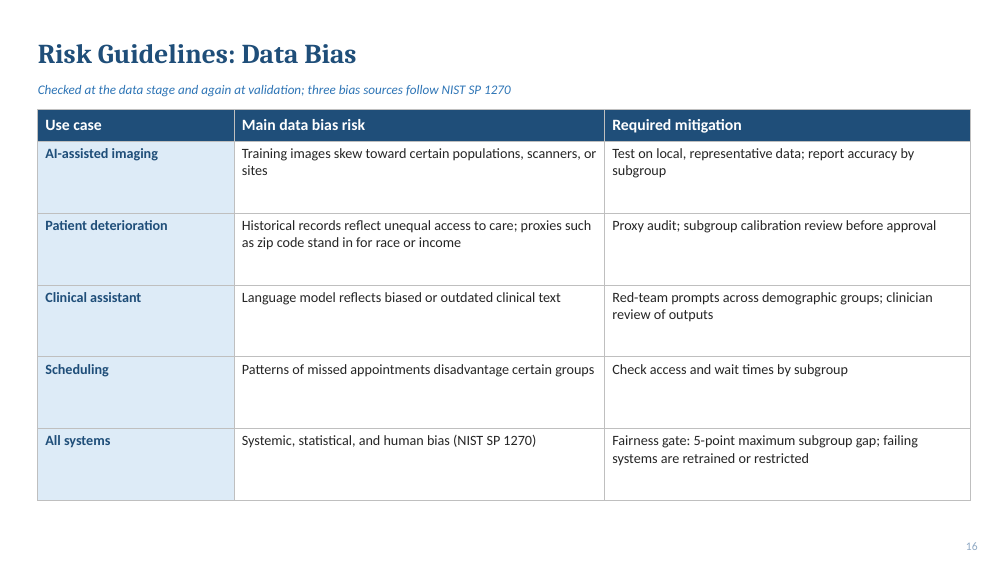
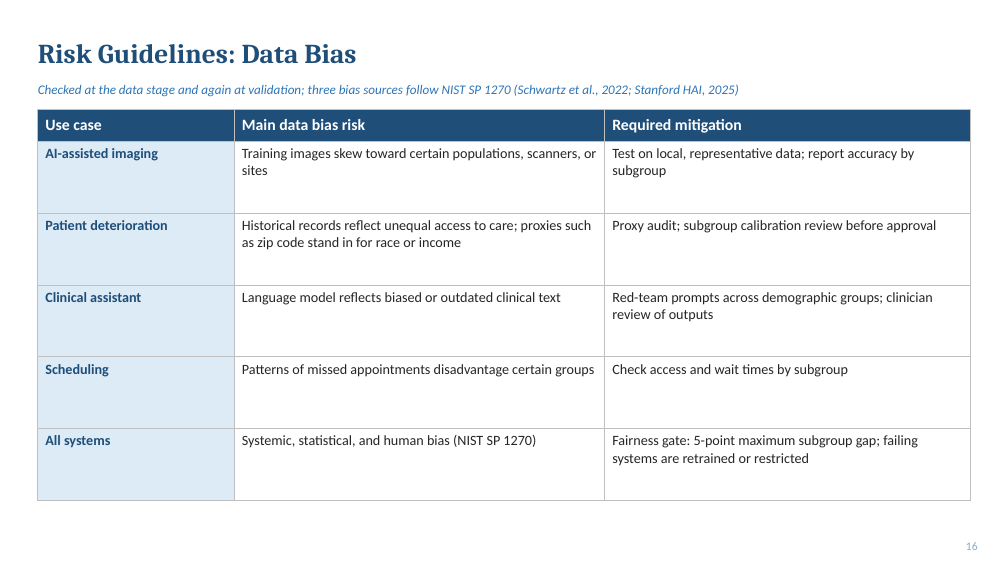
Before and after one commit to arshi-khan1203/arshi-khan1203.github.io, a slide deck: slide 16 of decks/6.5_Final_RAI_Framework.pptx. Drawn at 1008x567 pixels with LibreOffice and Linux fonts; fonts in the diff are those of the drawing. Boxes give left, top, right and bottom in pixels: in the first picture for what was removed or moved away, otherwise in the second. Text is boxed around its words. In the diff, an @@ line names an element or a change of style, - is before the commit and + after.

```diff
--- a/decks/6.5_Final_RAI_Framework.pptx
+++ b/decks/6.5_Final_RAI_Framework.pptx
@@ text at (x1=38, y1=84, x2=739, y2=97): text changed @@
-Checked at the data stage and again at validation; three bias sources follow NIST SP 1270
+Checked at the data stage and again at validation; three bias sources follow NIST SP 1270 (Schwartz et al., 2022; Stanford HAI, 2025)
```
Also in this commit, not shown: 18 other slides changed, 1 other file.
